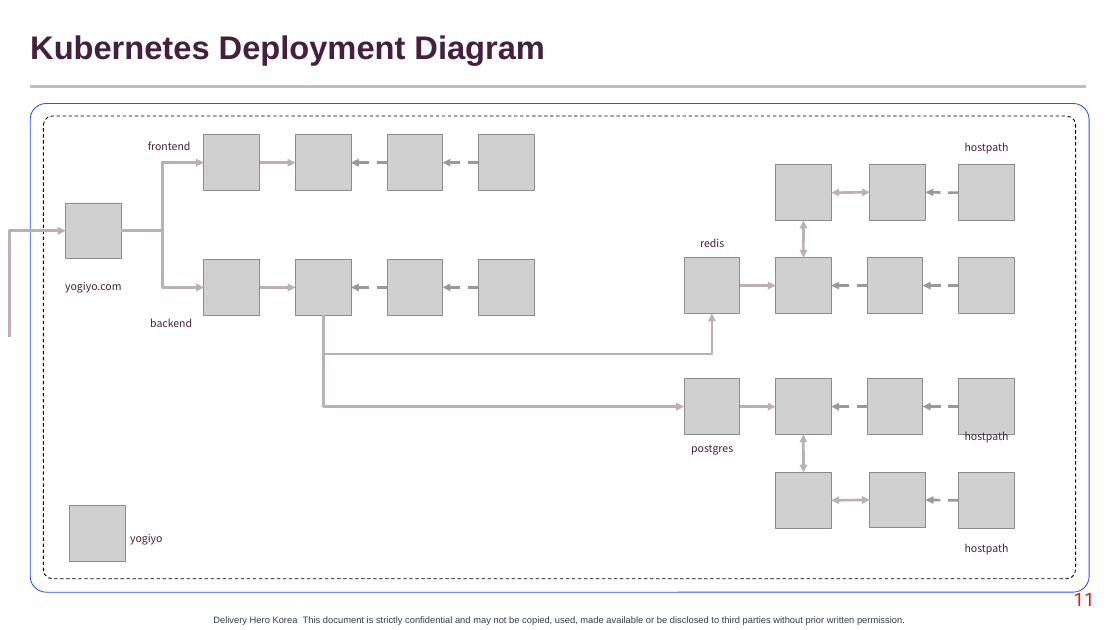
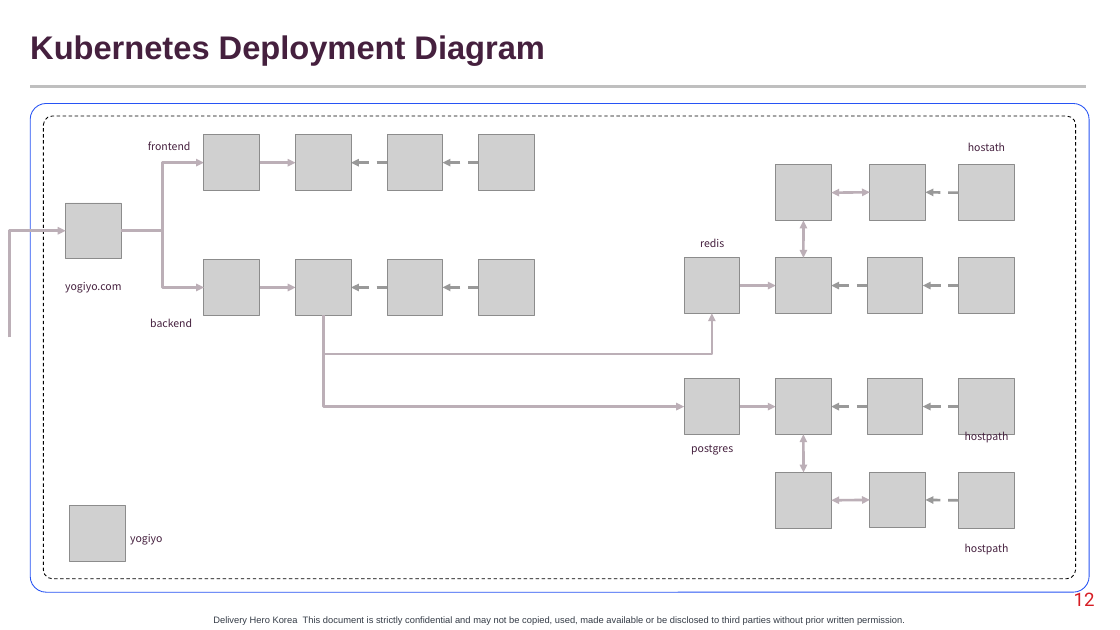
Before and after one commit to ramsteinj/k8s-django-demo, a slide deck: slide 12 of doc/An Introduction to Kubernetes.pptx (slide 11 before the commit). Drawn at 1120x630 pixels with LibreOffice and Linux fonts; fonts in the diff are those of the drawing; grey boxes stand for pictures; background and template pictures are left out. Boxes give left, top, right and bottom in pixels: in the first picture for what was removed or moved away, otherwise in the second. Text is boxed around its words. In the diff, an @@ line names an element or a change of style, - is before the commit and + after.

```diff
--- a/doc/An Introduction to Kubernetes.pptx
+++ b/doc/An Introduction to Kubernetes.pptx
@@ text at <box>968,142,1005,151</box>: text changed @@
-hostpath
+hostath
@@ page number at <box>1074,589,1095,606</box>: text changed @@
-11
+12
```
Also in this commit, not shown: 1 other slide changed, 1 slide added, 3 other files.
